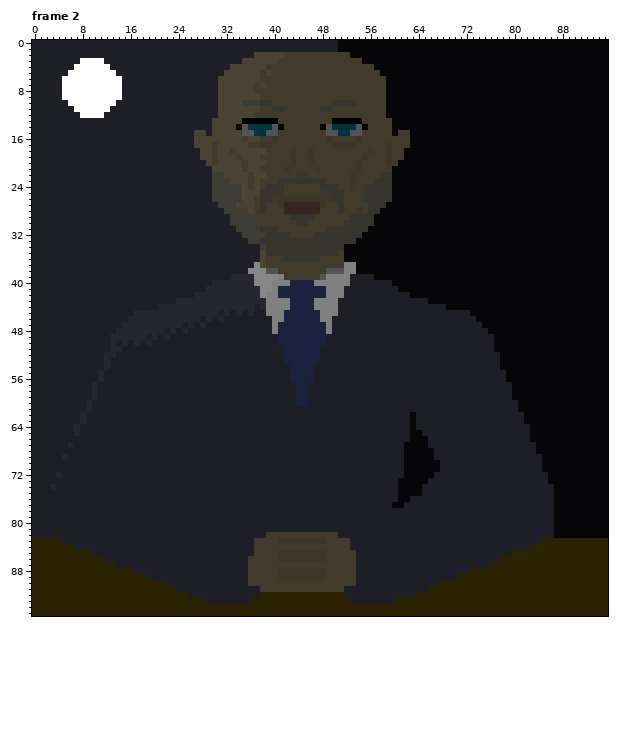
File history of a pixel-art file, assets/art/spokesman.aseprite. The picture above was drawn from the file before the commit.
96x96 pixels, 2 frames. Colours within 5 levels of each other are drawn and written as one. Shown: frame 2. The commit also changed other frames, which this record leaves out.
The result:
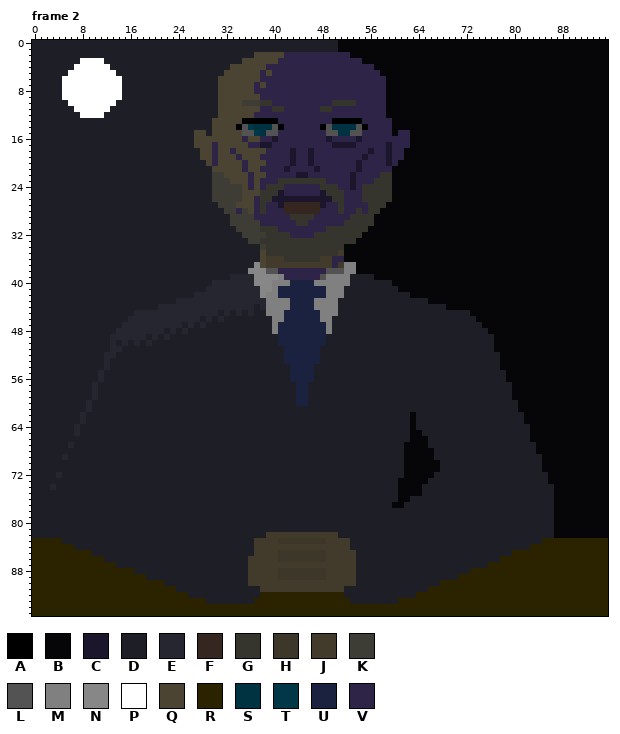
Palette (. is transparent): A #000000  B #060608  C #1b162b  D #1d1e26  E #252630  F #362620  G #36352d  H #3c3728  J #423b2c  K #3e3d35  L #535353  M #808080  N #878787  P #ffffff  Q #4c4432  R #2b2300  S #003341  T #003847  U #1b2240  V #2d2447
Commit: First attempt at stylized spokesman
Edits made:
--- frame 2, layer "head"
@@ x 28..64 @@
  1 DDDDDDDDDDDDDDDDDDDDDDDBBBBBBBBBBBBBB
- 2 DDDDDDDDDQQQQQJJJJJJJJJJJBBBBBBBBBBBB
- 3 DDDDDDDQQQQQQJJJJJJJJJJJJJJBBBBBBBBBB
- 4 DDDDDQQQQQQJJJJJJJJJJJJJJJJJJBBBBBBBB
- 5 DDDDQQQQQQJQJJJJJJJJJJJJJJJJJJBBBBBBB
- 6 DDDQQQQQQQJJJJJJJJJJJJJJJJJJJJJBBBBBB
- 7 DDDQQQQQQJQJJJJJJJJJJJJJJJJJJJJBBBBBB
- 8 DDDQQQQQQJJJJJJJJJJJJJJJJJJJJJJBBBBBB
- 9 DDDQQQQQQQJJJJJJJJJJJJJJJJJJJJJBBBBBB
-10 DDDQQQQKKKGGJJJJJJJJJJGGGGJJJJJBBBBBB
-11 DDDQQQQQQQJJGGJJJJJJGGJJJJJJJJJBBBBBB
-12 DDDQQQQQQJJJJJJJJJJJJJJJJJJJJJJBBBBBB
-13 DDQQQQQAAAAAAJJJJJJJJJAAAAAJJJJJBBBBB
-14 DDQQQQALTSSSLAJJJJJJALSSSSLAJJJJBBBBB
-15 QDQQQQQLLTSLLJJJJJJJJLLSSLLJJJJJBJJBB
-16 QQQQQQQJQQJJHJJJJJJJJHJJJJHJJJJJJJJBB
-17 QQJQQQQQJJHHJJJJJJJJJJHHHHJJJJJHJJJBB
-18 QQJQQJQQQQQJJJJHJJHJJJJJJJJJHJJHJJBBB
-19 QQJQQQJQQQJJJJJHJJHJJJJJJJJHJJJHJJBBB
-20 DQJQQQQJQQQJJJJHJJHJJJJJJJHJJJJHJBBBB
-21 DDQQQQQJQQJJJJHJJJJHJJJJJJHJJJJJBBBBB
-22 DDKKQQQQJQQJJJJJHHJJJJJJJHJJJJGGBBBBB
-23 DDKKKQQQJQJJJGGGGGGGGJJJJHJJJGGGBBBBB
-24 DDKKKKKQJQJGGGJJJJJJGGGJJHJGGGGGBBBBB
-25 DDKKKKKQQQGGGHJJJJJJHGGGJJJGGGGGBBBBB
-26 DDKKKKKQQJGGHHHHHHHHHHGGJJJGGGGGBBBBB
-27 DDDKKKQQQJGJJHFFFFFFHJJGJJJJGGGBBBBBB
-28 DDDDKKJKQJGJJJFFFFFFJJJGJJGJGGBBBBBBB
-29 DDDDDKKKKJJJJJJGGGGJJJJJJGGGGBBBBBBBB
-30 DDDDDKKKKKJJJJJJGGJJJJJJGGGGGBBBBBBBB
-31 DDDDDDKKKKGGGJJJJJJJJGGGGGGGBBBBBBBBB
-32 DDDDDDDKKKKGGGGJJJJGGGGGGGGBBBBBBBBBB
+ 2 DDDDDDDDDQQQQQVVVVVVVVVVVBBBBBBBBBBBB
+ 3 DDDDDDDQQQQQQVVVVVVVVVVVVVVBBBBBBBBBB
+ 4 DDDDDQQQQQQVVVVVVVVVVVVVVVVVVBBBBBBBB
+ 5 DDDDQQQQQQVQVVVVVVVVVVVVVVVVVVBBBBBBB
+ 6 DDDQQQQQQQVVVVVVVVVVVVVVVVVVVVVBBBBBB
+ 7 DDDQQQQQQVQVVVVVVVVVVVVVVVVVVVVBBBBBB
+ 8 DDDQQQQQQVVVVVVVVVVVVVVVVVVVVVVBBBBBB
+ 9 DDDQQQQQQQVVVVVVVVVVVVVVVVVVVVVBBBBBB
+10 DDDQQQQKKKGGVVVVVVVVVVGGGGVVVVVBBBBBB
+11 DDDQQQQQQQVVGGVVVVVVGGVVVVVVVVVBBBBBB
+12 DDDQQQQQQVVVVVVVVVVVVVVVVVVVVVVBBBBBB
+13 DDQQQQQAAAAAAVVVVVVVVVAAAAAVVVVVBBBBB
+14 DDQQQQALTSSSLAVVVVVVALSSSSLAVVVVBBBBB
+15 QDQQQQQLLTSLLVVVVVVVVLLSSLLVVVVVBVVBB
+16 QQQQQQQVQQVVCVVVVVVVVCVVVVCVVVVVVVVBB
+17 QQVQQQQQVVCCVVVVVVVVVVCCCCVVVVVCVVVBB
+18 QQVQQVQQQQQVVVVCVVCVVVVVVVVVCVVCVVBBB
+19 QQVQQQVQQQVVVVVCVVCVVVVVVVVCVVVCVVBBB
+20 DQVQQQQVQQQVVVVCVVCVVVVVVVCVVVVCVBBBB
+21 DDQQQQQVQQVVVVCVVVVCVVVVVVCVVVVVBBBBB
+22 DDKKQQQQVQQVVVVVCCVVVVVVVCVVVVGGBBBBB
+23 DDKKKQQQVQVVVGGGGGGGGVVVVCVVVGGGBBBBB
+24 DDKKKKKQVQVGGGVVVVVVGGGVVCVGGGGGBBBBB
+25 DDKKKKKQQQGGGCVVVVVVCGGGVVVGGGGGBBBBB
+26 DDKKKKKQQVGGCCCCCCCCCCGGVVVGGGGGBBBBB
+27 DDDKKKQQQVGVVCFFFFFFCVVGVVVVGGGBBBBBB
+28 DDDDKKVKQVGVVVFFFFFFVVVGVVGVGGBBBBBBB
+29 DDDDDKKKKVVVVVVGGGGVVVVVVGGGGBBBBBBBB
+30 DDDDDKKKKKVVVVVVGGVVVVVVGGGGGBBBBBBBB
+31 DDDDDDKKKKGGGVVVVVVVVGGGGGGGBBBBBBBBB
+32 DDDDDDDKKKKGGGGVVVVGGGGGGGGBBBBBBBBBB
 33 DDDDDDDDKKGGGGGGGGGGGGGGGGBBBBBBBBBBB
@@ x 39..53 @@
 35 GGGGGGGGGGGGJBB
-36 JJJGGGGGGJJJJBB
-37 JJJJJJJJJJJJJMM
-38 LLJJJJJJJJLLLMM
-39 NNMJJJJJJLMMMMD
+36 JJJGGGGGGJJVVBB
+37 JJJJJJJJJJJVJMM
+38 LLVVVVVVVVLLLMM
+39 NNMVVVVVVLMMMMD
 40 NMMMUUUUMMMMMMD
Pixel boxes of the changes (left, top, right, bottom) in both pictures:
changed: (212, 52, 410, 238)
changed: (278, 256, 344, 280)
